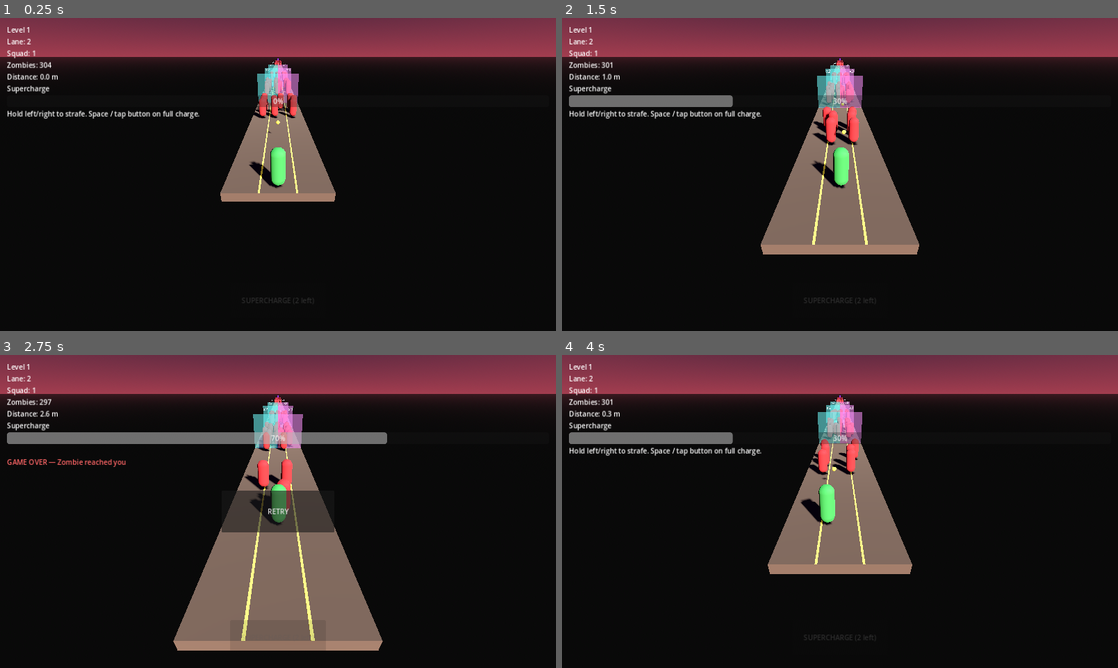
Above: before the commit, frames 1-4 (two rows, left to right).
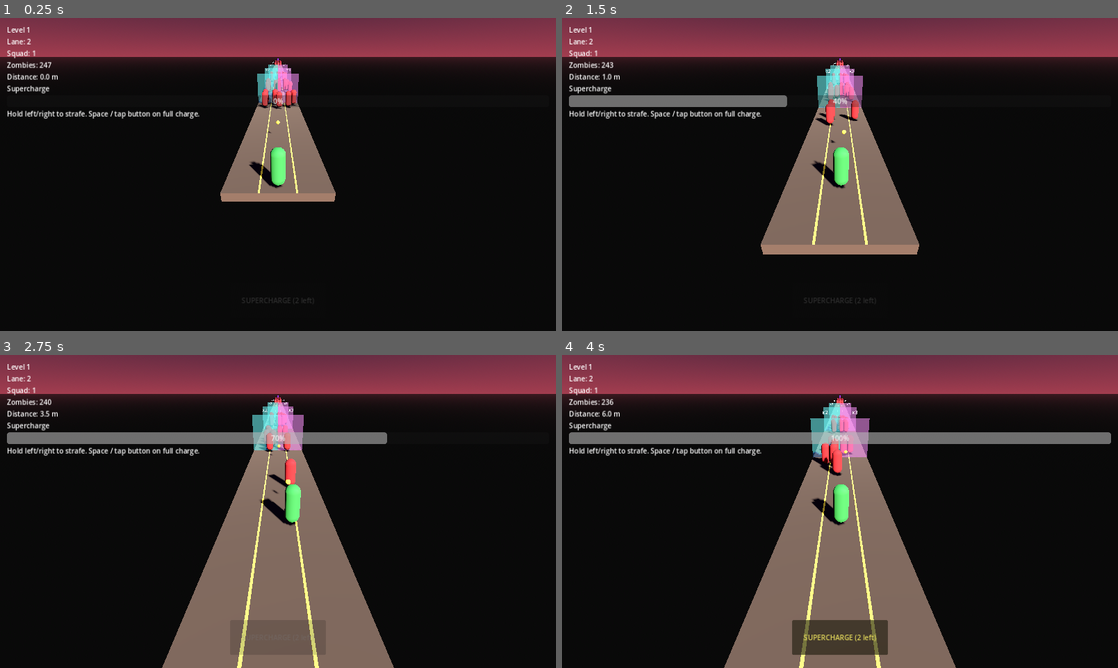
Above: after the commit, the same moments.

Repository: PawandeepSinghKhalsa/Hold-the-Line
Game: Godot game, scene res://scenes/level_2.tscn
Two runs of this game, one before a commit and one after it. Both use one fixed random seed, a clock stepped at 60 frames per second and the inputs below. This scene is started directly instead of the project's main scene.
Inputs (mouse positions are in pixels of both pictures, inside the frame that each line leads up to):
- Up to frame 1 (0.25 s): no input
- Up to frame 2 (1.5 s): move the mouse to (962, 158) at 0.52 s; hold D (move_right) 0.53-1.25 s; hold Space (supercharge) 0.53-1.25 s; click (962, 158) at 0.67 s; drag from (728, 190) to (812, 237) at 1.27 s
- Up to frame 3 (2.75 s): move the mouse to (333, 442) at 2.02 s; hold D (move_right) from 2.03 s (still down); hold Space (supercharge) from 2.03 s (still down)
- Up to frame 4 (4 s): release D (move_right) at 2.75 s; release Space (supercharge) at 2.75 s; click (840, 511) at 2.75 s, where only the run before the commit has a clickable "RETRY"; drag from (812, 574) to (673, 464) at 3.52 s

The runs differ from the first frame. In frame 1, 0.6% of the frame differs, in the area x 7-54%, y 13-33%; in frame 2, 1.3%; in frame 3, 7.5%; in frame 4, 16%, in the area x 7-99%, y 13-100%.
Error in both runs: Invalid access to property or key 'lane_index' on a base object of type 'CharacterBody3D (soldier.gd)'. (res://scripts/hud.gd:41)

Commit message:
Retune Level 2: solo opening survivable, horde less dense
Main culprit: AdvanceGroupA spawned 9 zombies at z=-10, only 2.4s
from contact. A solo player at 3 bullets/s can fire ~7 bullets in
that window, so 2 zombies always slipped through before the first
gate even came into view.

Pulled the opening back and thinned the numbers so Level 2 is
harder than Level 1 without being instakill:

- Advance A: 9 -> 6 zombies, moved front z=-10 -> z=-14 (matches
  Level 1's opening spacing)
- Advance B: 18 -> 12 zombies
- Advance C: 24 -> 18 zombies
- Main horde: 252 -> 210 zombies, tough rows 60 -> 45 per lane
- Boss: 150 HP -> 120 HP

Totals: 36 advance + 210 horde + 1 boss = 247 zombies on Level 2
(was 295). Level 1 is 168, Level 3 stays 511 — clean progression.

https://claude.ai/code/session_01WNZkPqonAe5zQESFZUsP36

Diff:
--- a/scenes/level_2.tscn
+++ b/scenes/level_2.tscn
@@ -97,37 +97,37 @@
 [node name="AdvanceGroupA" type="Node3D" parent="."]
 script = ExtResource("5_spawner")
 zombie_scene = ExtResource("4_zombie")
-zombies_per_lane = 3
+zombies_per_lane = 2
 row_spacing = 1.6
-horde_front_z = -10.0
+horde_front_z = -14.0
 
 [node name="AdvanceGroupB" type="Node3D" parent="."]
 script = ExtResource("5_spawner")
 zombie_scene = ExtResource("4_zombie")
-zombies_per_lane = 6
+zombies_per_lane = 4
 row_spacing = 1.6
-horde_front_z = -22.0
+horde_front_z = -24.0
 
 [node name="AdvanceGroupC" type="Node3D" parent="."]
 script = ExtResource("5_spawner")
 zombie_scene = ExtResource("4_zombie")
-zombies_per_lane = 8
+zombies_per_lane = 6
 row_spacing = 1.5
 horde_front_z = -40.0
 
 [node name="HordeSpawner" type="Node3D" parent="."]
 script = ExtResource("5_spawner")
 zombie_scene = ExtResource("4_zombie")
-zombies_per_lane = 84
+zombies_per_lane = 70
 row_spacing = 0.9
 horde_front_z = -120.0
-tough_rows_from_back = 60
+tough_rows_from_back = 45
 tough_hp = 2
 
 [node name="BossSpawner" type="Node3D" parent="."]
 script = ExtResource("7_boss")
 zombie_scene = ExtResource("4_zombie")
-boss_hp = 150
+boss_hp = 120
 boss_z = -215.0
 boss_lane = 1
 
